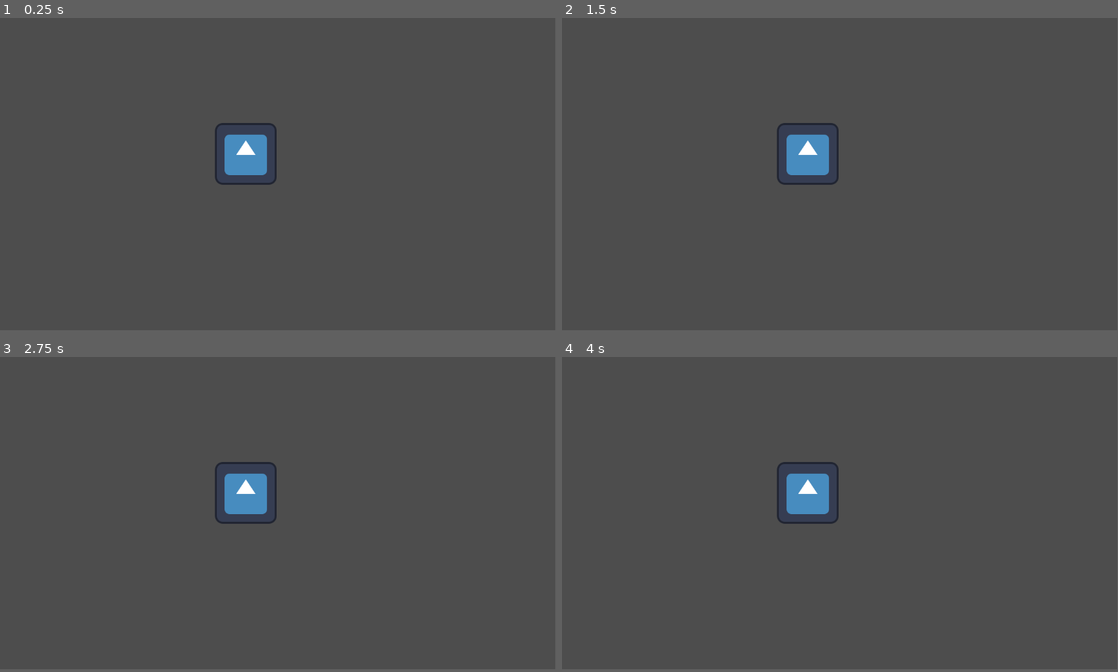
Above: before the commit, frames 1-4 (two rows, left to right).
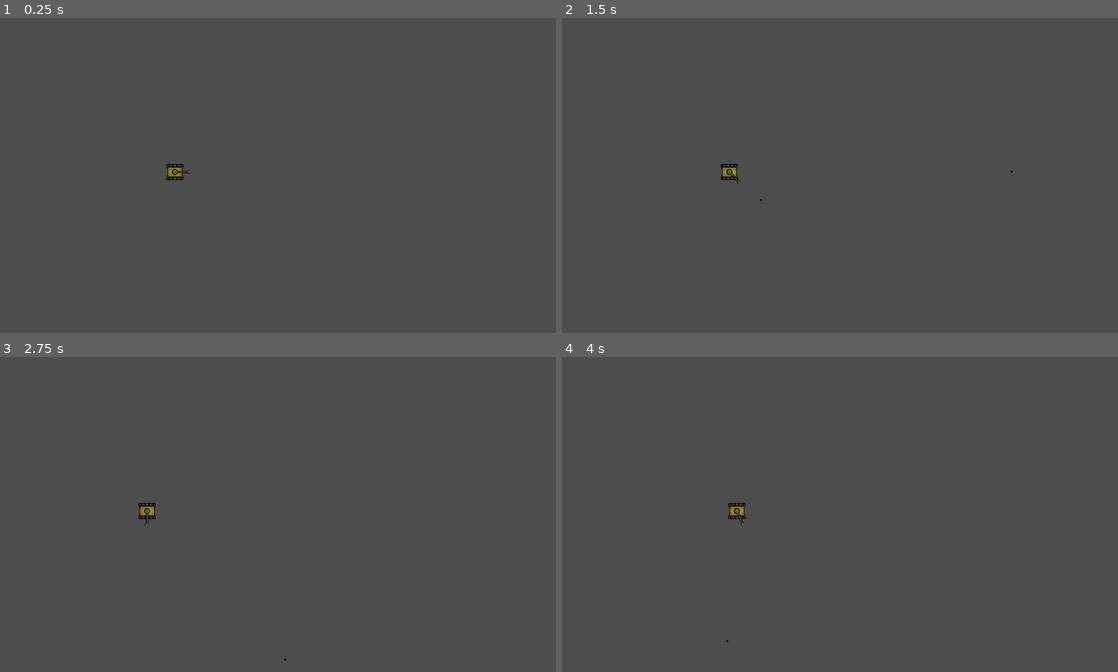
Above: after the commit, the same moments.

Repository: Game-Dev-Artisan/godot-fundamentals
Game: Godot game, scene res://world.tscn
The game is run twice, just before and just after one commit, with the same random seed, the same clock (stepped at 60 frames per second) and the same inputs. The engine's default icon, where the game draws it, is replaced by a stand-in: a white triangle on a blue panel in a dark square.
Inputs:
- Up to frame 1 (0.25 s): no input
- Up to frame 2 (1.5 s): tap Enter at 0.5 s; hold E (rotate_weapon_right, bound only after the commit) 0.53-1.28 s; hold Space (weapon_fire, bound only after the commit) 0.53-1.28 s; hold S (move_backward, bound only after the commit) from 1.28 s (still down); tap Space (weapon_fire, bound only after the commit) at 1.35 s
- Up to frame 3 (2.75 s): release S (move_backward, bound only after the commit) at 2.03 s; hold E (rotate_weapon_right, bound only after the commit) from 2.03 s (still down); hold Space (weapon_fire, bound only after the commit) from 2.03 s (still down)
- Up to frame 4 (4 s): tap Enter at 2.75 s; release E (rotate_weapon_right, bound only after the commit) at 2.78 s; release Space (weapon_fire, bound only after the commit) at 2.78 s; hold W (move_forward, bound only after the commit) 2.78-3.53 s; tap Space (weapon_fire, bound only after the commit) at 2.85 s; hold Q (rotate_weapon_left, bound only after the commit) from 3.53 s (still down); hold Space (weapon_fire, bound only after the commit) from 3.53 s (still down)
In our replay, the window is 799x449 before the commit and 800x453 after it. These sizes can differ from the game's own. Grey fills any space a smaller window leaves; there, only what the larger window draws over its background counts as a difference.

The runs differ from the first frame. In frame 1, 1.4% of the frame differs, in the area x 29-50%, y 33-53%; in frame 2, 1.4%; in frame 3, 1.4%, in the area x 24-52%, y 33-97%; in frame 4, 1.4%.

Commit message:
Project files for video 3

Diff:
--- a/project.godot
+++ b/project.godot
@@ -14,3 +14,51 @@
 run/main_scene="res://world.tscn"
 config/features=PackedStringArray("4.0", "Forward Plus")
 config/icon="res://icon.svg"
+
+[display]
+
+window/size/viewport_width=960
+window/size/viewport_height=544
+window/stretch/mode="viewport"
+
+[input]
+
+turn_left={
+"deadzone": 0.5,
+"events": [Object(InputEventKey,"resource_local_to_scene":false,"resource_name":"","device":-1,"window_id":0,"alt_pressed":false,"shift_pressed":false,"ctrl_pressed":false,"meta_pressed":false,"pressed":false,"keycode":0,"physical_keycode":65,"key_label":0,"unicode":97,"echo":false,"script":null)
+]
+}
+turn_right={
+"deadzone": 0.5,
+"events": [Object(InputEventKey,"resource_local_to_scene":false,"resource_name":"","device":-1,"window_id":0,"alt_pressed":false,"shift_pressed":false,"ctrl_pressed":false,"meta_pressed":false,"pressed":false,"keycode":0,"physical_keycode":68,"key_label":0,"unicode":100,"echo":false,"script":null)
+]
+}
+move_forward={
+"deadzone": 0.5,
+"events": [Object(InputEventKey,"resource_local_to_scene":false,"resource_name":"","device":-1,"window_id":0,"alt_pressed":false,"shift_pressed":false,"ctrl_pressed":false,"meta_pressed":false,"pressed":false,"keycode":0,"physical_keycode":87,"key_label":0,"unicode":119,"echo":false,"script":null)
+]
+}
+move_backward={
+"deadzone": 0.5,
+"events": [Object(InputEventKey,"resource_local_to_scene":false,"resource_name":"","device":-1,"window_id":0,"alt_pressed":false,"shift_pressed":false,"ctrl_pressed":false,"meta_pressed":false,"pressed":false,"keycode":0,"physical_keycode":83,"key_label":0,"unicode":115,"echo":false,"script":null)
+]
+}
+rotate_weapon_left={
+"deadzone": 0.5,
+"events": [Object(InputEventKey,"resource_local_to_scene":false,"resource_name":"","device":-1,"window_id":0,"alt_pressed":false,"shift_pressed":false,"ctrl_pressed":false,"meta_pressed":false,"pressed":false,"keycode":0,"physical_keycode":81,"key_label":0,"unicode":113,"echo":false,"script":null)
+]
+}
+rotate_weapon_right={
+"deadzone": 0.5,
+"events": [Object(InputEventKey,"resource_local_to_scene":false,"resource_name":"","device":-1,"window_id":0,"alt_pressed":false,"shift_pressed":false,"ctrl_pressed":false,"meta_pressed":false,"pressed":false,"keycode":0,"physical_keycode":69,"key_label":0,"unicode":101,"echo":false,"script":null)
+]
+}
+weapon_fire={
+"deadzone": 0.5,
+"events": [Object(InputEventKey,"resource_local_to_scene":false,"resource_name":"","device":-1,"window_id":0,"alt_pressed":false,"shift_pressed":false,"ctrl_pressed":false,"meta_pressed":false,"pressed":false,"keycode":0,"physical_keycode":32,"key_label":0,"unicode":32,"echo":false,"script":null)
+]
+}
+
+[rendering]
+
+textures/canvas_textures/default_texture_filter=0
--- /dev/null
+++ b/scenes/bullet.gd
@@ -0,0 +1,8 @@
+extends Area2D
+
+const SPEED = 500
+
+var direction: Vector2 = Vector2()
+
+func _physics_process(delta):
+	position += direction.normalized() * SPEED * delta
--- /dev/null
+++ b/scenes/bullet.tscn
@@ -0,0 +1,21 @@
+[gd_scene load_steps=4 format=3 uid="uid://c5nhjj8oj8k00"]
+
+[ext_resource type="Script" path="res://scenes/bullet.gd" id="1_w5no8"]
+
+[sub_resource type="RectangleShape2D" id="RectangleShape2D_54nke"]
+size = Vector2(3, 3)
+
+[sub_resource type="PlaceholderTexture2D" id="PlaceholderTexture2D_jwvnd"]
+size = Vector2(3, 3)
+
+[node name="Bullet" type="Area2D"]
+z_index = -1
+z_as_relative = false
+script = ExtResource("1_w5no8")
+
+[node name="CollisionShape2D" type="CollisionShape2D" parent="."]
+shape = SubResource("RectangleShape2D_54nke")
+
+[node name="Sprite2D" type="Sprite2D" parent="."]
+modulate = Color(0, 0, 0, 1)
+texture = SubResource("PlaceholderTexture2D_jwvnd")
--- /dev/null
+++ b/scenes/tank.gd
@@ -0,0 +1,43 @@
+extends CharacterBody2D
+class_name Tank
+
+const SPEED = 64.0
+const TURN_SPEED = 2
+const ROTATE_SPEED = 20
+
+@export var weapon: Weapon
+
+# Local references to Nodes inside our SceneTree
+@onready var body_sprite := $BodySprite
+@onready var animation_player := $AnimationPlayer
+@onready var collider := $CollisionShape2D
+
+
+var direction: Vector2 = Vector2.RIGHT
+
+func _physics_process(delta):
+	# Calculate a vector based on our input actions mapped on 2 axis
+	var input_direction := Input.get_vector("turn_left", "turn_right", "move_backward", "move_forward")
+	if input_direction.x != 0:
+		# Rotate direction based on our input vector and apply turn speed.
+		direction = direction.rotated(input_direction.x * (PI / 2) * TURN_SPEED * delta)
+		rotation = direction.angle()
+	if input_direction.y != 0:
+		# Move in a forward/backward motion and play animation
+		$AnimationPlayer.play("move")
+		velocity = lerp(velocity, (direction.normalized() * input_direction.y) * SPEED, SPEED * delta)
+	else:
+		# Bring to a stop
+		velocity = Vector2.ZERO
+		$AnimationPlayer.play("idle")
+	# Apply our movement velocity
+	move_and_slide()
+
+	# Apply Weapon Rotation
+	var weapon_rotate_direction := Input.get_axis("rotate_weapon_left", "rotate_weapon_right")
+	weapon.rotation_degrees += (weapon_rotate_direction * ROTATE_SPEED * delta * PI)
+
+
+func _input(event):
+	if event.is_action_pressed("weapon_fire"):
+		weapon.fire()
--- a/scenes/tank.tscn
+++ b/scenes/tank.tscn
@@ -1,10 +1,13 @@
-[gd_scene load_steps=10 format=3 uid="uid://binl02px6nfn6"]
+[gd_scene load_steps=9 format=3 uid="uid://dts7spmsrfa7u"]
 
-[ext_resource type="Script" path="res://scenes/tank.gd" id="1_32wu7"]
-[ext_resource type="Texture2D" uid="uid://cihn53tjb5npy" path="res://assets/sprites/tank_body.png" id="1_pl8hv"]
-[ext_resource type="PackedScene" uid="uid://0c5s8lnry3cm" path="res://scenes/weapon.tscn" id="3_m1eic"]
+[ext_resource type="Texture2D" uid="uid://bvsc8hvge4iol" path="res://assets/sprites/tank_body.png" id="1_pl8hv"]
+[ext_resource type="Script" path="res://scenes/tank.gd" id="1_wjan8"]
+[ext_resource type="PackedScene" uid="uid://coypybknrhnoa" path="res://scenes/weapon.tscn" id="3_m1eic"]
 
-[sub_resource type="Animation" id="Animation_bo23l"]
+[sub_resource type="RectangleShape2D" id="RectangleShape2D_6ls1n"]
+size = Vector2(26, 26)
+
+[sub_resource type="Animation" id="Animation_6sql1"]
 length = 0.001
 tracks/0/type = "value"
 tracks/0/imported = false
@@ -51,39 +54,16 @@
 "values": [0, 1, 0]
 }
 
-[sub_resource type="Animation" id="Animation_6ihje"]
-resource_name = "test"
-tracks/0/type = "value"
-tracks/0/imported = false
-tracks/0/enabled = true
-tracks/0/path = NodePath("BodySprite:frame")
-tracks/0/interp = 1
-tracks/0/loop_wrap = true
-tracks/0/keys = {
-"times": PackedFloat32Array(0),
-"transitions": PackedFloat32Array(1),
-"update": 1,
-"values": [0]
+[sub_resource type="AnimationLibrary" id="AnimationLibrary_61lcn"]
+_data = {
+"RESET": SubResource("Animation_6sql1"),
+"idle": SubResource("Animation_rdmf3"),
+"move": SubResource("Animation_ng8hp")
 }
 
-[sub_resource type="AnimationLibrary" id="AnimationLibrary_pwk0e"]
-_data = {
-"RESET": SubResource("Animation_bo23l"),
-"idle": SubResource("Animation_edory"),
-"move": SubResource("Animation_an5o2"),
-"test": SubResource("Animation_6ihje")
-}
-
-[sub_resource type="RectangleShape2D" id="RectangleShape2D_5iydn"]
-size = Vector2(26, 26)
-
-[node name="Tank" type="CharacterBody2D"]
-script = ExtResource("1_32wu7")
-
-[node name="AnimationPlayer" type="AnimationPlayer" parent="."]
-libraries = {
-"": SubResource("AnimationLibrary_pwk0e")
-}
+[node name="Tank" type="CharacterBody2D" node_paths=PackedStringArray("weapon")]
+script = ExtResource("1_wjan8")
+weapon = NodePath("Weapon")
 
 [node name="BodySprite" type="Sprite2D" parent="."]
 texture = ExtResource("1_pl8hv")
@@ -92,5 +72,9 @@
 [node name="Weapon" parent="." instance=ExtResource("3_m1eic")]
 
 [node name="CollisionShape2D" type="CollisionShape2D" parent="."]
-position = Vector2(2.08165e-12, 2.08165e-12)
-shape = SubResource("RectangleShape2D_5iydn")
+shape = SubResource("RectangleShape2D_6ls1n")
+
+[node name="AnimationPlayer" type="AnimationPlayer" parent="."]
+libraries = {
+"": SubResource("AnimationLibrary_61lcn")
+}
--- /dev/null
+++ b/scenes/weapon.gd
@@ -0,0 +1,38 @@
+extends Node2D
+class_name Weapon
+
+enum STATES { READY, FIRING, RELOADING }
+
+@export var BULLET_SCENE: PackedScene
+
+@onready var reload_timer = $ReloadTimer
+
+var can_fire: bool
+var state: STATES = STATES.READY
+
+func _ready():
+	change_state(STATES.READY)
+
+
+func change_state(new_state: STATES):
+	state = new_state
+
+
+func fire():
+	if state == STATES.FIRING || state == STATES.RELOADING:
+		return
+
+	change_state(STATES.FIRING)
+	# Create a bullet at our position and set it's direction
+	var bullet = BULLET_SCENE.instantiate()
+	bullet.direction = Vector2.from_angle(global_rotation)
+	bullet.global_position = global_position
+	# Add the bullet to the root scene tree so translation is in world space
+	get_tree().root.add_child(bullet)
+	# Set our state to reload and start our reloading timer
+	change_state(STATES.RELOADING)
+	reload_timer.start()
+
+
+func _on_reload_timer_timeout():
+	change_state(STATES.READY)
--- a/scenes/weapon.tscn
+++ b/scenes/weapon.tscn
@@ -1,9 +1,20 @@
-[gd_scene load_steps=2 format=3 uid="uid://0c5s8lnry3cm"]
+[gd_scene load_steps=4 format=3 uid="uid://coypybknrhnoa"]
 
-[ext_resource type="Texture2D" uid="uid://b0fvxi707w3kq" path="res://assets/sprites/tank_weapon.png" id="1_i3ywj"]
+[ext_resource type="Script" path="res://scenes/weapon.gd" id="1_55a5j"]
+[ext_resource type="Texture2D" uid="uid://1315ohydfj6w" path="res://assets/sprites/tank_weapon.png" id="1_i3ywj"]
+[ext_resource type="PackedScene" uid="uid://c5nhjj8oj8k00" path="res://scenes/bullet.tscn" id="2_12stb"]
 
 [node name="Weapon" type="Node2D"]
+z_index = 1
+z_as_relative = false
+script = ExtResource("1_55a5j")
+BULLET_SCENE = ExtResource("2_12stb")
 
 [node name="WeaponSprite" type="Sprite2D" parent="."]
 texture = ExtResource("1_i3ywj")
 offset = Vector2(10, 0)
+
+[node name="ReloadTimer" type="Timer" parent="."]
+wait_time = 0.5
+
+[connection signal="timeout" from="ReloadTimer" to="." method="_on_reload_timer_timeout"]
--- a/world.tscn
+++ b/world.tscn
@@ -1,9 +1,8 @@
 [gd_scene load_steps=2 format=3 uid="uid://ce828qs48cc2j"]
 
-[ext_resource type="Texture2D" uid="uid://d03wb1ttjr3oe" path="res://icon.svg" id="1_eisj6"]
+[ext_resource type="PackedScene" uid="uid://dts7spmsrfa7u" path="res://scenes/tank.tscn" id="1_046xy"]
 
 [node name="World" type="Node2D"]
 
-[node name="Sprite2D" type="Sprite2D" parent="."]
-position = Vector2(510, 282)
-texture = ExtResource("1_eisj6")
+[node name="Tank" parent="." instance=ExtResource("1_046xy")]
+position = Vector2(302, 266)
Binary file removed: assets/sprites/tank_body.aseprite
Not shown, changed: assets/sprites/tank_body.png.import
Binary file removed: assets/sprites/tank_weapon.aseprite
Not shown, changed: assets/sprites/tank_weapon.png.import
Not shown: 2 places in scenes/tank.tscn that only renumber resources
Not shown, changed: .gitignore
